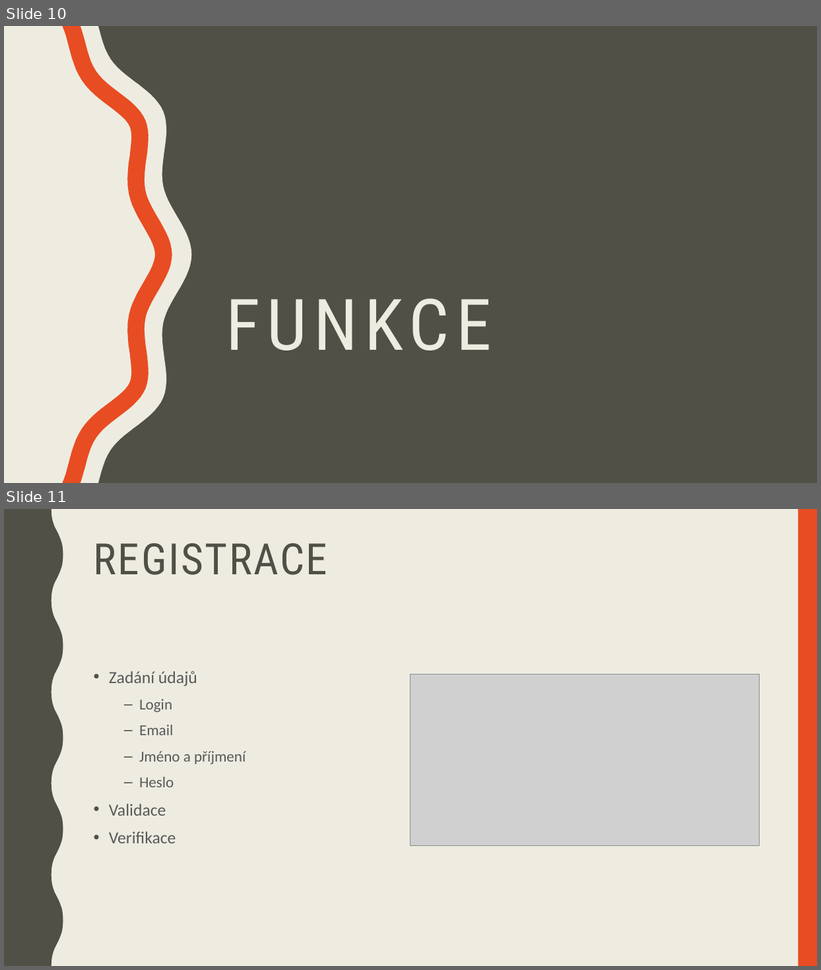
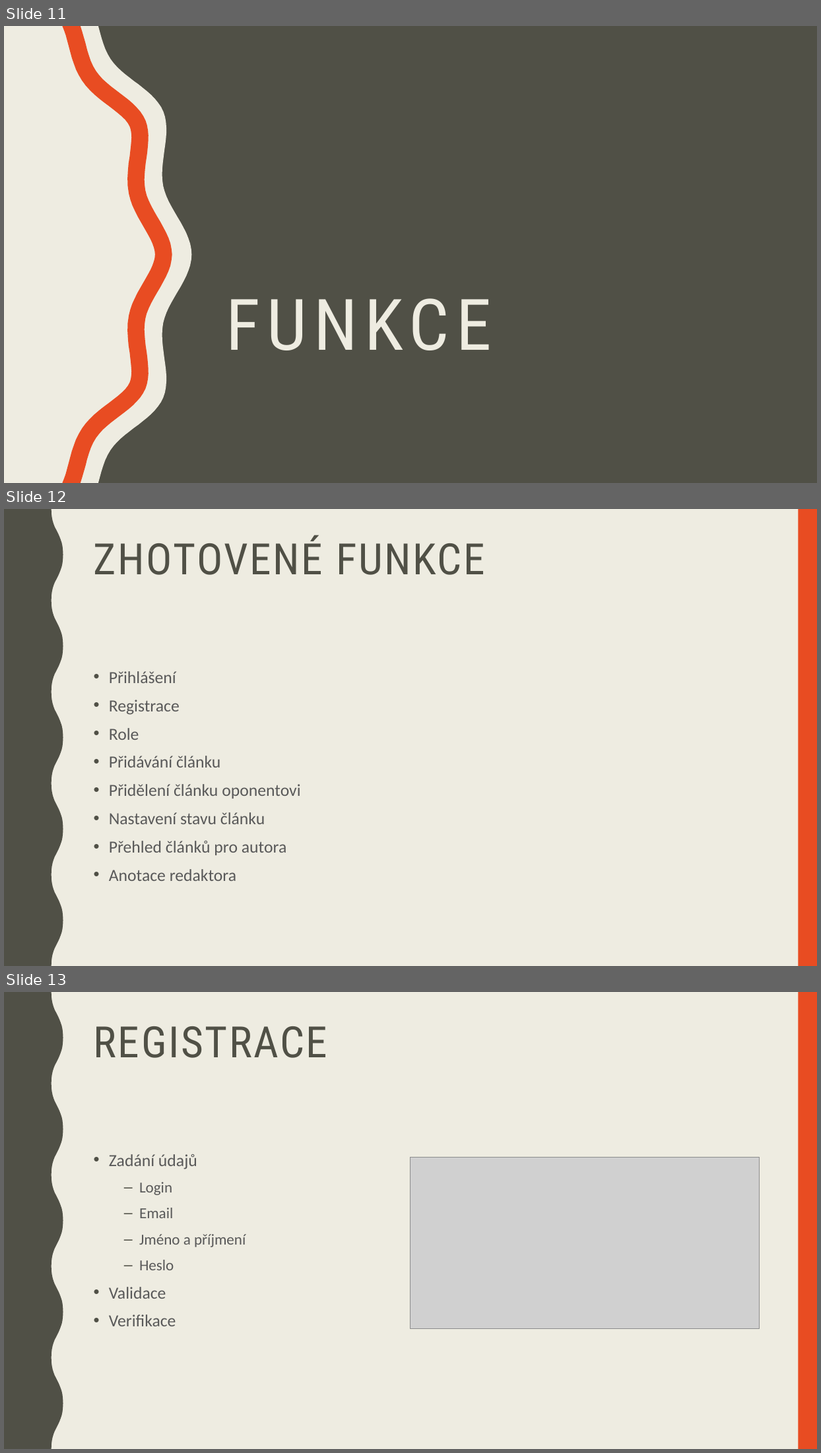
Before and after one commit to hruska07/Apollo13, a slide deck: docs/Apollo 13 - Logos Polytechnikos.pptx. Shown one above the other, each under a label of ours: slides 10 and 11 before the commit, slides 11, 12 and 13 after it. The pictures are 821x970 and 821x1453 pixels, drawn with LibreOffice and Linux fonts; fonts in the diff are those of the drawing; grey boxes stand for pictures. Boxes give left, top, right and bottom in pixels: in the first picture for what was removed or moved away, otherwise in the second. Text is boxed around its words. In the diff, an @@ line names an element or a change of style, - is before the commit and + after.

```diff
--- a/docs/Apollo 13 - Logos Polytechnikos.pptx
+++ b/docs/Apollo 13 - Logos Polytechnikos.pptx
@@ slide 12 added at (x1=4, y1=509, x2=817, y2=966), background #EEECE1; not listed: 2 template elements that a slide beside it also shows @@
@@ title added at (x1=94, y1=535, x2=485, y2=575), 51 pt, text #505046 @@
+ZHOTOVENÉ FUNKCE
@@ text added at (x1=109, y1=671, x2=300, y2=881), 20 pt, text #595959 @@
+• Přihlášení
+• Registrace
+• Role
+• Přidávání článku
+• Přidělení článku oponentovi
+• Nastavení stavu článku
+• Přehled článků pro autora
+• Anotace redaktora
@@ what was slide 10 is now slide 11 @@
@@ what was slide 11 is now slide 13 @@
```
Also in this commit, not shown: 3 slides changed, 1 other slide added.
